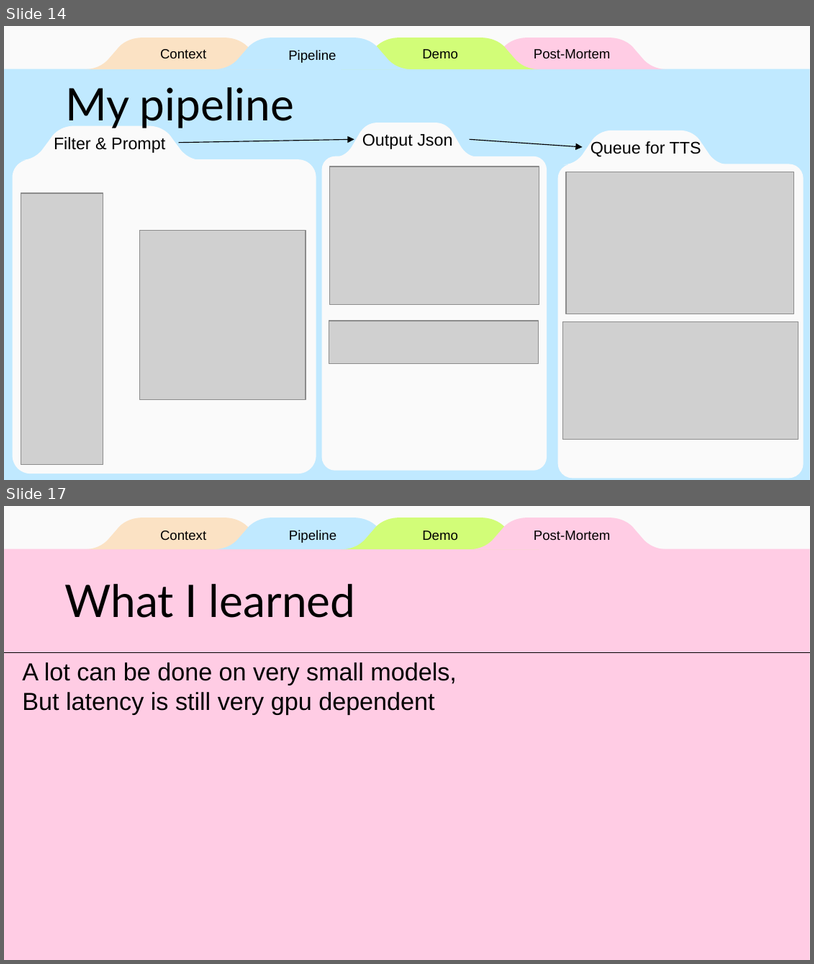
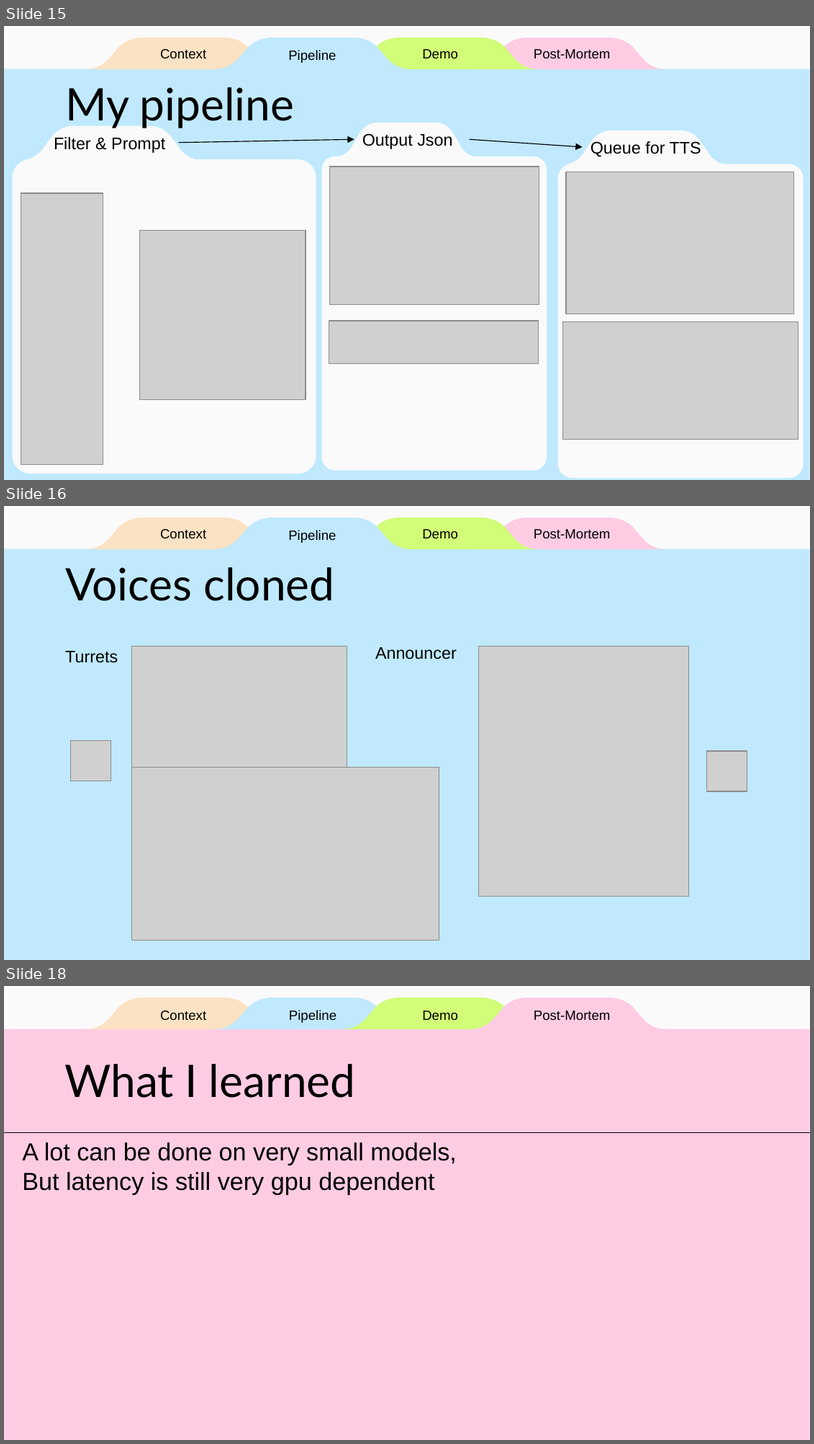
Before and after one commit to dannys0n/OpenCast, a slide deck: Presentation/OpenCast.pptx. Shown one above the other, each under a label of ours: slides 14 and 17 before the commit, slides 15, 16 and 18 after it; the slides between them are not shown. The pictures are 814x964 and 814x1444 pixels, drawn with LibreOffice and Linux fonts; fonts in the diff are those of the drawing; grey boxes stand for pictures. Boxes give left, top, right and bottom in pixels: in the first picture for what was removed or moved away, otherwise in the second. Text is boxed around its words. In the diff, an @@ line names an element or a change of style, - is before the commit and + after.

```diff
--- a/Presentation/OpenCast.pptx
+++ b/Presentation/OpenCast.pptx
@@ slide 16 added at <box>4,506,810,960</box>, background #FAFAFA; not listed: 1 template element that a slide beside it also shows @@
@@ freeform shape added at <box>85,518,283,548</box>, fill #FBE2C4 @@
@@ freeform shape added at <box>214,518,412,548</box>, fill #C0E9FF @@
@@ freeform shape added at <box>341,518,540,548</box>, fill #D2FD78 @@
@@ freeform shape added at <box>469,518,668,548</box>, fill #FFCCE4 @@
@@ title added at <box>160,529,206,539</box>, 12 pt, text #000000 @@
+Context
@@ title added at <box>288,530,336,543</box>, 12 pt, text #000000 @@
+Pipeline
@@ title added at <box>422,529,458,539</box>, 12 pt, text #000000 @@
+Demo
@@ title added at <box>534,529,611,539</box>, 12 pt, text #000000 @@
+Post-Mortem
@@ title added at <box>65,567,335,601</box>, 40 pt, text #000000 @@
+Voices cloned
@@ title added at <box>65,651,118,663</box>, 15 pt, text #000000 @@
+Turrets
@@ picture added at <box>131,646,347,767</box> @@
@@ title added at <box>376,647,457,659</box>, 15 pt, text #000000 @@
+Announcer
@@ picture added at <box>479,646,689,896</box> @@
@@ picture added at <box>71,741,111,781</box> @@
@@ picture added at <box>707,751,748,791</box> @@
@@ picture added at <box>131,767,440,940</box> @@
@@ what was slide 14 is now slide 15 @@
@@ what was slide 17 is now slide 18 @@
```
Also in this commit, not shown: 5 slides changed, 2 other slides added, 1 slide removed.
